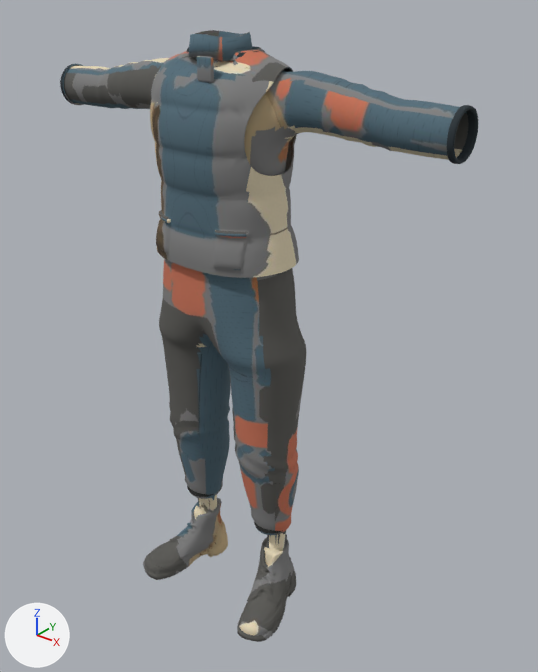
A saved change to the glTF model data/characters/traveller-v2/outfits/frost-surveyor/frost-surveyor.glb.
One viewpoint serves both versions: a 50 mm camera at (1.15, -1.259, 1.624) aimed at (0.08, 0.078, 0.795). Every picture has the same lights, and +X, +Y and +Z are marked at lower left. The first picture is the older version. Vertices at exactly the same position are counted once.

The first picture shows 'NeckWrap', 'SurveyBoots', 'SurveyShirt', 'SurveyTrousers', 'SurveyVest'.
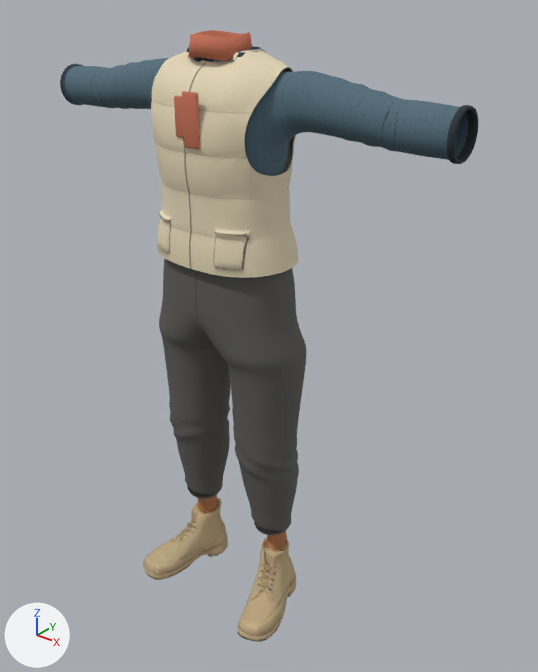
Where the change shows, as pixel boxes (x1, y1, x2, y2) in the pictures (538 x 672 px; the box of a moved part takes in the faces that stretch with it):
'SurveyVest', reshaped: before (150, 49, 299, 278); after (151, 49, 299, 278)
part 1 of me_neckwrap, added (brown): after (182, 91, 200, 149)
part 2 of me_neckwrap, added: after (174, 96, 184, 138)
part 3 of me_neckwrap, deleted: before (197, 56, 214, 83)
part 4 of me_neckwrap, surface changed (blue to brown): (188, 30, 252, 61) in both
part 5 of me_surveyboots, surface changed (grey to beige): (143, 495, 296, 642) in both
part 6 of me_surveyshirt, surface changed: (63, 46, 469, 176) in both
part 7 of me_surveytrousers, surface changed: (162, 258, 300, 535) in both
part 8 of me_surveyvest, moved or reshaped: before (150, 71, 299, 278); after (151, 71, 299, 278)
part 9 of me_surveyvest, surface changed (lighter): (151, 49, 299, 278) in both

Diff of the bpy script that builds the scene:
```diff
--- a/data/characters/traveller-v2/outfits/frost-surveyor/frost-surveyor.glb.py
+++ b/data/characters/traveller-v2/outfits/frost-surveyor/frost-surveyor.glb.py
@@ me_neckwrap @@
 # used by ob_neckwrap; location = (0.0, 0.0, 0.0)
-me_neckwrap.from_pydata(...)  # 184 vertices, 364 faces; spans x -0.07..0.07, y -0.08..0.082, z 1.423..1.513
+me_neckwrap.from_pydata(...)  # 240 vertices, 472 faces; spans x -0.07..0.07, y -0.118..0.082, z 1.292..1.513
+# me_neckwrap part 1: a new loose piece of 56 vertices spanning x 0.003..0.045, y -0.118..-0.108, z 1.292..1.407, in mat_outfit_frost_surveyor (picture img_frost_surveyor_atlas)
+# me_neckwrap part 2: a new loose piece of 56 vertices spanning x -0.021..0.021, y -0.117..-0.108, z 1.311..1.396, in mat_outfit_frost_surveyor (picture img_frost_surveyor_atlas)
+# me_neckwrap part 3: the loose piece of 56 vertices spanning x 0.014..0.056, y -0.08..-0.07, z 1.423..1.473 is deleted
+# me_neckwrap part 4: 256 kept faces spanning x -0.07..0.07, y -0.058..0.082, z 1.462..1.513 get new texture (UV) coordinates
 me_neckwrap.materials.append(mat_outfit_frost_surveyor)
@@ me_surveyboots @@
 me_surveyboots.from_pydata(...)  # 3301 vertices, 6406 faces; spans x -0.236..0.237, y -0.165..0.108, z 0.0..0.287
 # used by ob_surveyboots; location = (0.0, 0.0, 0.0)
+# me_surveyboots part 5: texture (UV) coordinates of 6283 of 6406 faces, centred in x -0.236..0.236, y -0.164..0.107, z 0.0..0.279, changed; they spanned u 0.04..0.82, v 0.08..0.81 and now span u 0.0..0.91, v 0.0..0.96
 me_surveyboots.materials.append(mat_outfit_frost_surveyor)
@@ me_surveyshirt @@
 me_surveyshirt.from_pydata(...)  # 8558 vertices, 16771 faces; spans x -0.565..0.565, y -0.1..0.135, z 1.012..1.483
 # used by ob_surveyshirt; location = (0.0, 0.0, 0.0)
+# me_surveyshirt part 6: 14880 kept faces spanning x -0.562..0.562, y -0.1..0.135, z 1.012..1.483 get new texture (UV) coordinates
 me_surveyshirt.materials.append(mat_outfit_frost_surveyor)
@@ me_surveytrousers @@
 me_surveytrousers.from_pydata(...)  # 7175 vertices, 14144 faces; spans x -0.217..0.217, y -0.098..0.137, z 0.242..1.087
 # used by ob_surveytrousers; location = (0.0, 0.0, 0.0)
+# me_surveytrousers part 7: 13472 kept faces spanning x -0.217..0.217, y -0.098..0.137, z 0.242..1.087 get new texture (UV) coordinates
 me_surveytrousers.materials.append(mat_outfit_frost_surveyor)
@@ me_surveyvest @@
 # used by ob_surveyvest; location = (0.0, 0.0, 0.0)
-me_surveyvest.from_pydata(...)  # 3999 vertices, 7620 faces; spans x -0.189..0.188, y -0.114..0.147, z 1.014..1.482
+me_surveyvest.from_pydata(...)  # 3997 vertices, 7615 faces; spans x -0.189..0.188, y -0.112..0.145, z 1.014..1.482
+# me_surveyvest part 8: 2299 vertices moved from x -0.169..0.17, y -0.114..0.147, z 1.014..1.421 to x -0.168..0.17, y -0.112..0.145, z 1.014..1.42; 178 vertices removed from x -0.165..0.165, y -0.112..0.121, z 1.017..1.418; 176 vertices added at x -0.165..0.165, y -0.11..0.119, z 1.016..1.418
+# me_surveyvest part 9: 6055 kept faces spanning x -0.189..0.188, y -0.112..0.145, z 1.014..1.482 get new texture (UV) coordinates
 me_surveyvest.materials.append(mat_outfit_frost_surveyor)
```
